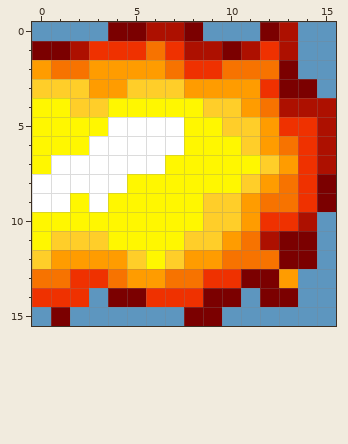
Pixel-art sprite, stored at game/src/main/resources/cyberpro/game/view/blast/blastRightTip.png. That is the earlier state.
The file is 16x16 pixels.
And afterwards:
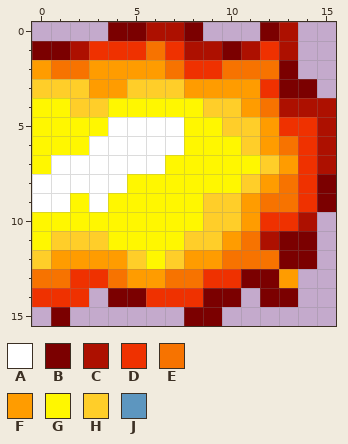
Palette (. is transparent): A #ffffff  B #7b0000  C #ad1000  D #ef3100  E #f77300  F #ff9c00  G #fff700  H #ffce29  J #5d96bf
The edit:
{"y":0,"x":0,"old":"JJJJ","new":"...."}
{"y":0,"x":9,"old":"JJJ","new":"..."}
{"y":0,"x":14,"old":"JJ","new":".."}
{"y":1,"x":14,"old":"JJ","new":".."}
{"y":2,"x":14,"old":"JJ","new":".."}
{"y":3,"x":15,"old":"J","new":"."}
{"y":10,"x":15,"old":"J","new":"."}
{"y":11,"x":15,"old":"J","new":"."}
{"y":12,"x":15,"old":"J","new":"."}
{"y":13,"x":14,"old":"JJ","new":".."}
{"y":14,"x":3,"old":"J","new":"."}
{"y":14,"x":11,"old":"J","new":"."}
{"y":14,"x":14,"old":"JJ","new":".."}
{"y":15,"x":0,"old":"J","new":"."}
{"y":15,"x":2,"old":"JJJJJJ","new":"......"}
{"y":15,"x":10,"old":"JJJJJJ","new":"......"}
